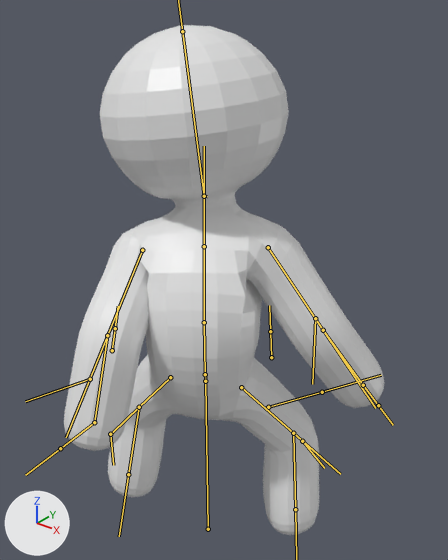
The FBX model Assets/Models/Character/Character.fbx, before and after one commit.
Both versions are drawn from a 50 mm lens placed at (0.946, -1.101, 1.576), pointed at (0.001, 0.08, 0.844). Every picture has the same lights, and +X, +Y and +Z are marked at lower left. Both versions are drawn at frame 1 of the action 'CharacterArmature|RetreatOnCharge'; the numbers are the values there. The bones that bend it are drawn over the model as lines.

The first picture shows 'Character'.
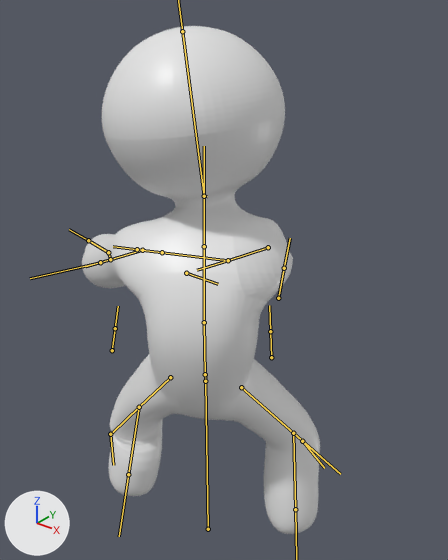
Where the change shows, as pixel boxes (x1, y1, x2, y2) in the pictures (448 x 560 px):
```json
{"object": "Character", "change": "posed", "before": [64, 25, 384, 535], "after": [82, 26, 320, 534], "on screen": "26% narrower"}
{"bone": "Hand.001.L", "before": "(142, 250) to (107, 335)", "after": "(142, 250) to (110, 259)"}
{"bone": "Hand.001.R", "before": "(268, 247) to (323, 330)", "after": "(268, 247) to (228, 260)"}
{"bone": "Hand.IK.L", "before": "(90, 379) to (25, 401)", "after": "(100, 262) to (30, 278)"}
{"bone": "Hand.002.L", "before": "(107, 335) to (94, 422)", "after": "(110, 259) to (108, 252)"}
{"bone": "Hand.IK.R", "before": "(315, 318) to (312, 384)", "after": "(186, 273) to (218, 284)"}
{"bone": "Hand.002.R", "before": "(323, 330) to (363, 385)", "after": "(228, 260) to (162, 252)"}
```

The change, as JSON lines over the scene's bpy script:
```json
{"block": "bone_hand_001_l", "where": "bone_hand_001_l = bpy.data.objects['CharacterArmature'].pose.bones['Hand.001.L']  # child of 'Body.003'"}
{"op": "set", "path": "bone_hand_001_l.rotation_quaternion", "old": "(0.722, 0.158, 0.23, 0.633)", "new": "(0.897, -0.414, -0.134, 0.081)", "note": "degrees (32, 8, 85) -> degrees (-51, -10, 15)"}
{"block": "bone_hand_001_r", "where": "bone_hand_001_r = bpy.data.objects['CharacterArmature'].pose.bones['Hand.001.R']  # child of 'Body.003'"}
{"op": "set", "path": "bone_hand_001_r.rotation_quaternion", "old": "(0.837, -0.048, 0.228, -0.496)", "new": "(-0.47, 0.877, -0.023, 0.094)", "note": "degrees (-19, 19, -65) -> degrees (-123, -8, -7)"}
{"block": "bone_hand_ik_l", "where": "bone_hand_ik_l = bpy.data.objects['CharacterArmature'].pose.bones['Hand.IK.L']  # child of 'Body.003'"}
{"op": "set", "path": "bone_hand_ik_l.location", "old": "(-0.288, 0.178, 0.185)", "new": "(-0.011, -0.246, 0.028)"}
{"op": "set", "path": "bone_hand_ik_l.rotation_quaternion", "old": "(0.789, -0.114, 0.603, -0.024)", "new": "(0.83, -0.534, -0.01, 0.16)", "note": "degrees (-40, 71, -33) -> degrees (-64, 9, 16)"}
{"block": "bone_hand_002_l", "where": "bone_hand_002_l = bpy.data.objects['CharacterArmature'].pose.bones['Hand.002.L']  # child of 'Hand.IK.L'"}
{"op": "set", "path": "bone_hand_002_l.location", "old": "(0.017, -0.079, -0.069)", "new": "(0.01, -0.081, -0.029)"}
{"block": "bone_hand_ik_r", "where": "bone_hand_ik_r = bpy.data.objects['CharacterArmature'].pose.bones['Hand.IK.R']  # child of 'Body.003'"}
{"op": "set", "path": "bone_hand_ik_r.location", "old": "(0.164, -0.062, 0.134)", "new": "(0.027, -0.468, 0.551)"}
{"op": "set", "path": "bone_hand_ik_r.rotation_quaternion", "old": "(0.788, -0.193, -0.492, -0.317)", "new": "(-0.166, 0.98, 0.056, 0.096)", "note": "degrees (1, -64, -44) -> degrees (-161, -12, 5)"}
{"block": "bone_hand_002_r", "where": "bone_hand_002_r = bpy.data.objects['CharacterArmature'].pose.bones['Hand.002.R']  # child of 'Hand.IK.R'"}
{"op": "set", "path": "bone_hand_002_r.location", "old": "(-0.004, 0.031, 0.011)", "new": "(-0.026, -0.26, -0.201)"}
```
